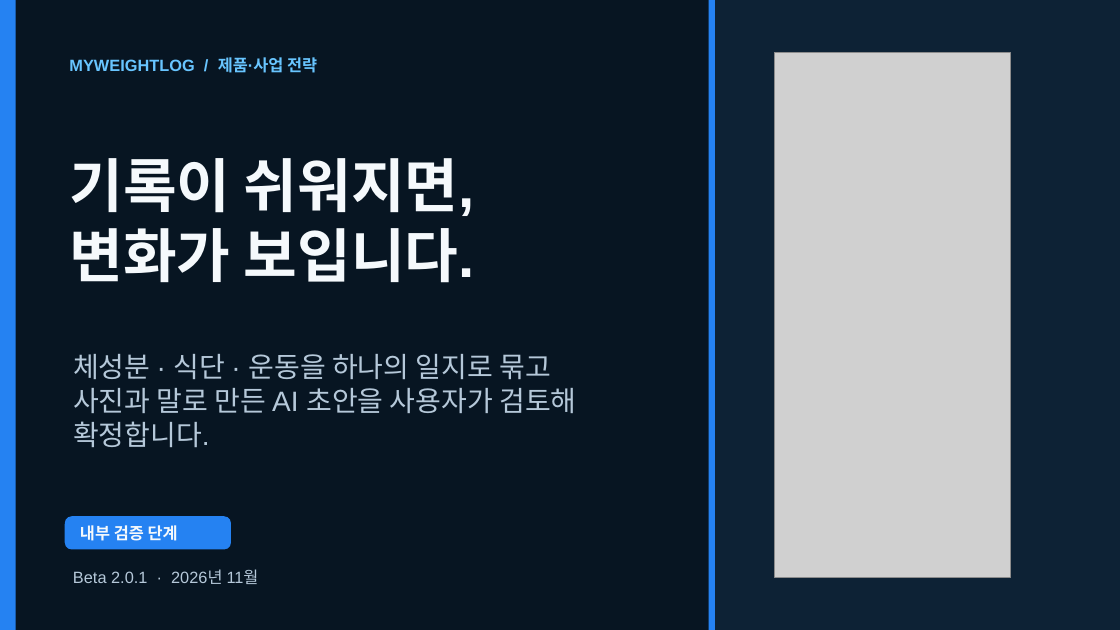
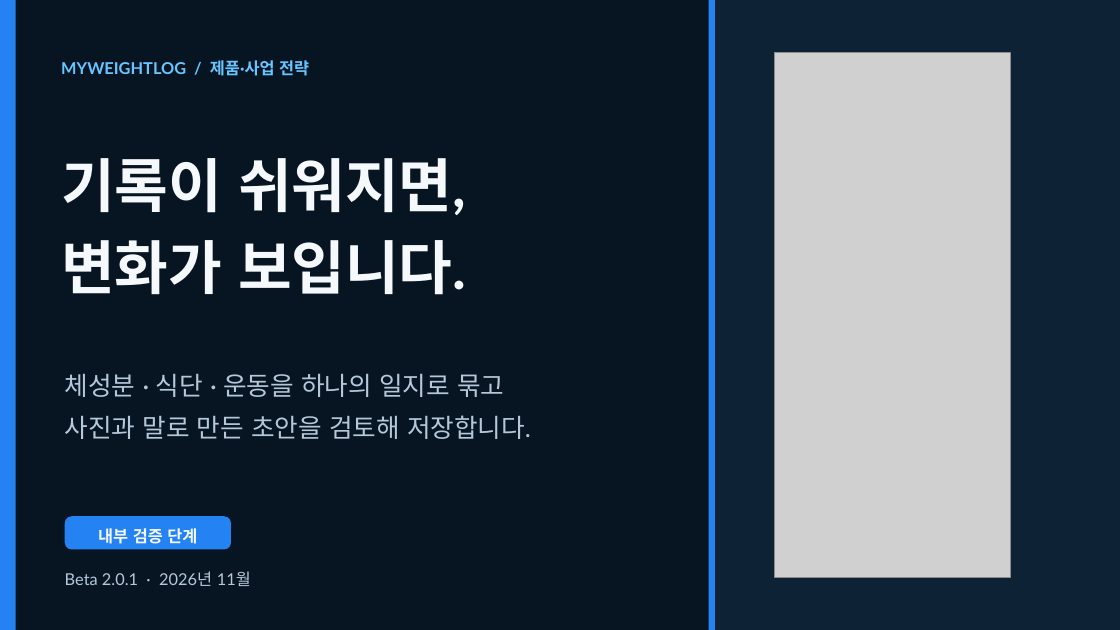
Before and after one commit to studiohooje/MyWeightLog, a slide deck: slide 1 of MWL_Beta_2_0_Business_Plan.pptx. Drawn at 1120x630 pixels with LibreOffice and Linux fonts; fonts in the diff are those of the drawing; grey boxes stand for pictures. Boxes give left, top, right and bottom in pixels: in the first picture for what was removed or moved away, otherwise in the second. Text is boxed around its words. In the diff, an @@ line names an element or a change of style, - is before the commit and + after.

Commit message:
Refine business plan typography with embedded SUIT font

```diff
--- a/MWL_Beta_2_0_Business_Plan.pptx
+++ b/MWL_Beta_2_0_Business_Plan.pptx
@@ text "MYWEIGHTLOG / 제품·사업 전략" at [61, 60, 309, 76]: font Arial to Lato; line spacing 1 to 1.28 @@
@@ text "기록이 쉬워지면," at [61, 158, 466, 295]: font Arial to Lato, letter spacing 0 to -0.1 pt; line spacing 1 to 1.18 @@
@@ text at [65, 374, 504, 397]: size 24 to 22 pt, font Arial to Lato in "체성분 · 식단 · 운동을 하나의 일지로 ..."; line spacing 1 to 1.36 @@
@@ text at [65, 415, 531, 439]: text changed; size 24 to 22 pt; font Arial to Lato @@
-사진과 말로 만든 AI 초안을 사용자가 검토해 확정합니다.
+사진과 말로 만든 초안을 검토해 저장합니다.
@@ text "내부 검증 단계" at [98, 528, 197, 544]: font Arial to Lato; alignment left to centre; line spacing 1 to 1.28 @@
@@ text "Beta 2.0.1 · 2026년 11월" at [65, 572, 251, 586]: font Arial to Lato; line spacing 1 to 1.28 @@
```
Also in this commit, not shown: 16 other slides changed.
